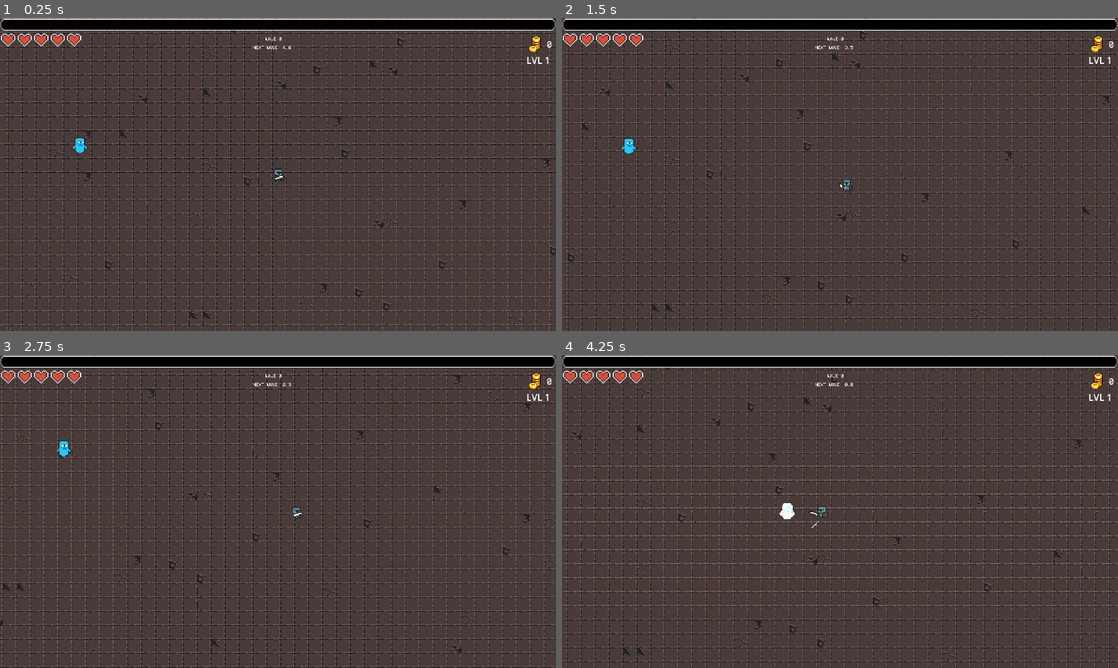
Above: before the commit, frames 1-4 (two rows, left to right).
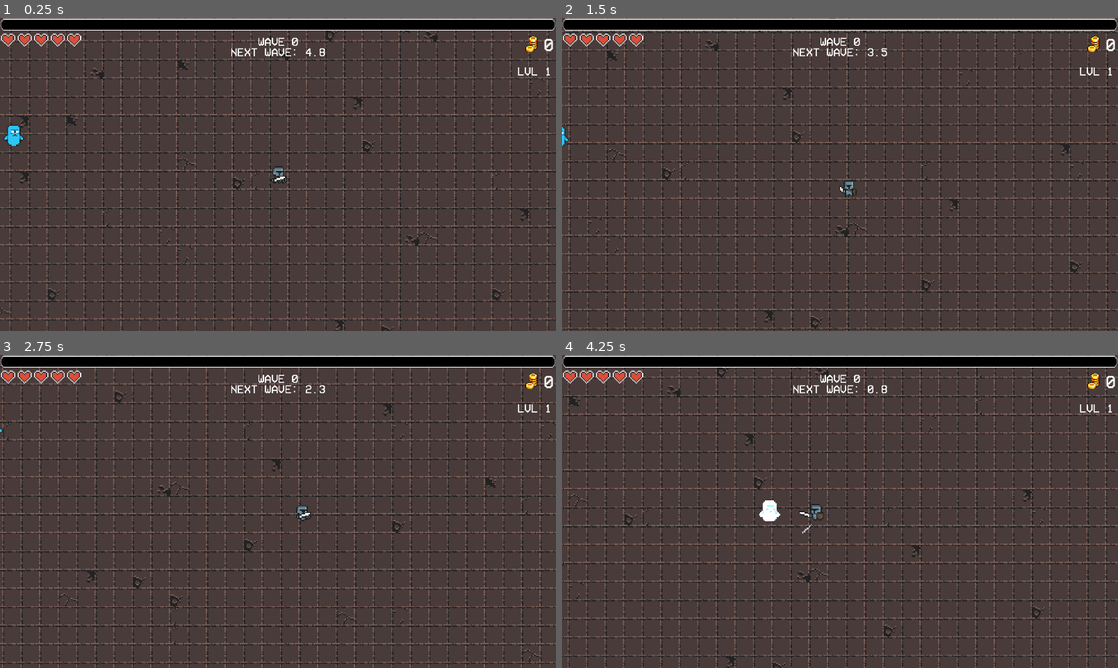
Above: after the commit, the same moments.

Repository: ErikpvDev/Proyecto-intermodular
Game: Godot game, scene res://Scenes/Game/game.tscn
The game is run twice, just before and just after one commit, with the same random seed, the same clock (stepped at 60 frames per second) and the same inputs. The engine's default icon, where the game draws it, is replaced by a stand-in: a white triangle on a blue panel in a dark square.
Inputs:
- Up to frame 1 (0.25 s): no input
- Up to frame 2 (1.5 s): hold D (right) 0.53-1.28 s; tap Shift (dash) at 0.6, 1.35 s; hold S (down) from 1.28 s (still down)
- Up to frame 3 (2.75 s): release S (down) at 2.03 s; hold D (right) from 2.03 s (still down); tap Shift (dash) at 2.1 s
- Up to frame 4 (4.25 s): release D (right) at 2.78 s; hold W (up) 2.78-3.53 s; tap Shift (dash) at 2.85, 3.6 s; hold A (left) from 3.53 s (still down)

The runs differ from the first frame. In frame 1, 26% of the frame differs, in the area x 0-100%, y 0-100%; in frame 2, 27%; in frame 3, 25%; in frame 4, 27%.

Commit message:
Menu cuadrado, Pequeños cambios uii
El texto no se ve pixelado.

el menu de subida de lvl está en el centro y se ve bien

Diff:
--- a/Scenes/Character/experience.gd
+++ b/Scenes/Character/experience.gd
@@ -18,7 +18,7 @@
 		experience=expected_exp-exp_needed_lvl
 		exp_bar.value=experience
 		lvl+=1
-		exp_lvl_text.text="lvl: "+str(lvl)
+		exp_lvl_text.text="LVL "+str(lvl)
 		exp_needed_lvl*=2
 		exp_bar.max_value=exp_needed_lvl
 		emit_signal("level_up")
--- a/Scenes/Character/personaje.tscn
+++ b/Scenes/Character/personaje.tscn
@@ -434,7 +434,7 @@
 autoplay = "Idle"
 
 [node name="Camera2D" type="Camera2D" parent="."]
-zoom = Vector2(3, 3)
+zoom = Vector2(4, 4)
 position_smoothing_enabled = true
 
 [node name="Physical Collision" type="CollisionShape2D" parent="."]
--- a/Scenes/Game/game.tscn
+++ b/Scenes/Game/game.tscn
@@ -9,16 +9,12 @@
 script = ExtResource("1_qikps")
 
 [node name="Level01" parent="." instance=ExtResource("1_mv0hc")]
+position = Vector2(688, 405)
 
 [node name="CanvasLayer" type="CanvasLayer" parent="."]
 
 [node name="LevelUpMenu" parent="CanvasLayer" instance=ExtResource("2_qxfds")]
-anchors_preset = 8
-anchor_left = 0.5
-anchor_top = 0.5
-anchor_right = 0.5
-anchor_bottom = 0.5
-offset_left = -182.85718
-offset_top = -101.666626
-offset_right = 182.85718
-offset_bottom = 101.666626
+offset_left = -4.999939
+offset_top = -32.0
+offset_right = -4.999939
+offset_bottom = -32.0
--- a/Scenes/Gold/Gold.tscn
+++ b/Scenes/Gold/Gold.tscn
@@ -26,3 +26,4 @@
 layout_mode = 2
 theme_type_variation = &"HeaderSmall"
 theme_override_fonts/font = ExtResource("2_00ggv")
+theme_override_font_sizes/font_size = 40
--- a/Scenes/Menus/level_up_menu.tscn
+++ b/Scenes/Menus/level_up_menu.tscn
@@ -1,7 +1,27 @@
-[gd_scene load_steps=6 format=3 uid="uid://rahtjweordfx"]
+[gd_scene load_steps=8 format=3 uid="uid://rahtjweordfx"]
 
 [ext_resource type="Script" uid="uid://20nf6qvtbtar" path="res://Scenes/Menus/level_up_menu.gd" id="1_0rmfn"]
 [ext_resource type="Texture2D" uid="uid://c1tp7pqe622b5" path="res://icon.svg" id="1_mkk26"]
+[ext_resource type="FontFile" uid="uid://dvxv26iy0kmh0" path="res://assets/fonts/VCR_OSD_MONO_1.001.ttf" id="2_412y8"]
+
+[sub_resource type="LabelSettings" id="LabelSettings_7s48k"]
+font = ExtResource("2_412y8")
+font_size = 256
+
+[sub_resource type="Animation" id="Animation_412y8"]
+length = 0.001
+tracks/0/type = "value"
+tracks/0/imported = false
+tracks/0/enabled = true
+tracks/0/path = NodePath(".:scale")
+tracks/0/interp = 1
+tracks/0/loop_wrap = true
+tracks/0/keys = {
+"times": PackedFloat32Array(0),
+"transitions": PackedFloat32Array(1),
+"update": 0,
+"values": [Vector2(0.84, 0.84)]
+}
 
 [sub_resource type="Animation" id="Animation_0rmfn"]
 resource_name = "pop_in"
@@ -17,21 +37,6 @@
 "transitions": PackedFloat32Array(1, 1),
 "update": 0,
 "values": [Vector2(0, 0), Vector2(0.84, 0.84)]
-}
-
-[sub_resource type="Animation" id="Animation_412y8"]
-length = 0.001
-tracks/0/type = "value"
-tracks/0/imported = false
-tracks/0/enabled = true
-tracks/0/path = NodePath(".:scale")
-tracks/0/interp = 1
-tracks/0/loop_wrap = true
-tracks/0/keys = {
-"times": PackedFloat32Array(0),
-"transitions": PackedFloat32Array(1),
-"update": 0,
-"values": [Vector2(0.84, 0.84)]
 }
 
 [sub_resource type="AnimationLibrary" id="AnimationLibrary_7s48k"]
@@ -55,30 +60,29 @@
 
 [node name="Panel" type="Panel" parent="."]
 layout_mode = 1
-anchors_preset = 8
+anchors_preset = 5
 anchor_left = 0.5
-anchor_top = 0.5
 anchor_right = 0.5
-anchor_bottom = 0.5
-offset_left = -846.77936
-offset_top = -567.8571
-offset_right = 846.77936
-offset_bottom = 567.8571
+offset_left = -734.053
+offset_top = -403.995
+offset_right = 734.0531
+offset_bottom = 580.5288
 grow_horizontal = 2
-grow_vertical = 2
 
 [node name="Label" type="Label" parent="Panel"]
 layout_mode = 1
 anchors_preset = 5
 anchor_left = 0.5
 anchor_right = 0.5
-offset_left = -37.30249
-offset_right = 37.30249
-offset_bottom = 23.000002
+offset_left = -609.1272
+offset_right = 609.1272
+offset_bottom = 225.0
 grow_horizontal = 2
-scale = Vector2(5, 5)
-pivot_offset = Vector2(37.303, 0)
+scale = Vector2(0.5, 0.5)
+pivot_offset = Vector2(609.127, 0)
 text = "LEVEL UP"
+label_settings = SubResource("LabelSettings_7s48k")
+clip_text = true
 
 [node name="HBoxContainer" type="HBoxContainer" parent="Panel"]
 layout_mode = 1
@@ -87,10 +91,10 @@
 anchor_top = 0.5
 anchor_right = 0.5
 anchor_bottom = 0.5
-offset_left = -473.99997
-offset_top = -273.00003
-offset_right = 473.99997
-offset_bottom = 273.00003
+offset_left = -380.95236
+offset_top = -269.04767
+offset_right = 458.68353
+offset_bottom = 281.37262
 grow_horizontal = 2
 grow_vertical = 2
 scale = Vector2(1.7, 1.7)
--- a/Scenes/UI/Exp/exp.tscn
+++ b/Scenes/UI/Exp/exp.tscn
@@ -1,8 +1,13 @@
-[gd_scene load_steps=4 format=3 uid="uid://dv7lc10i5l7rj"]
+[gd_scene load_steps=6 format=3 uid="uid://dv7lc10i5l7rj"]
 
 [ext_resource type="Texture2D" uid="uid://bjc4fejijgsl2" path="res://assets/sprites/Objetcs/Exp/Under.png" id="1_dukbj"]
 [ext_resource type="Texture2D" uid="uid://xwm27srbs3p6" path="res://assets/sprites/Objetcs/Exp/Over.png" id="2_o6r2d"]
 [ext_resource type="Texture2D" uid="uid://baaqhre1lhrcl" path="res://assets/sprites/Objetcs/Exp/Progress.png" id="3_tbmtc"]
+[ext_resource type="FontFile" uid="uid://dvxv26iy0kmh0" path="res://assets/fonts/VCR_OSD_MONO_1.001.ttf" id="4_jseod"]
+
+[sub_resource type="LabelSettings" id="LabelSettings_pgvvw"]
+font = ExtResource("4_jseod")
+font_size = 80
 
 [node name="Exp" type="CanvasLayer"]
 
@@ -23,10 +28,12 @@
 anchors_preset = 1
 anchor_left = 1.0
 anchor_right = 1.0
-offset_left = -102.0
-offset_top = 122.0
-offset_right = -59.943604
-offset_bottom = 145.0
+offset_left = -104.0
+offset_top = 165.0
+offset_right = 102.0
+offset_bottom = 236.0
 grow_horizontal = 0
-scale = Vector2(2, 2)
+scale = Vector2(0.5, 0.5)
+theme_override_font_sizes/font_size = 120
 text = "LVL"
+label_settings = SubResource("LabelSettings_pgvvw")
--- a/Scenes/Wave/wave.tscn
+++ b/Scenes/Wave/wave.tscn
@@ -4,8 +4,12 @@
 
 [sub_resource type="LabelSettings" id="LabelSettings_wdxql"]
 font = ExtResource("1_lk52v")
+font_size = 40
 
 [sub_resource type="FontFile" id="FontFile_lk52v"]
+subpixel_positioning = 0
+msdf_pixel_range = 14
+msdf_size = 128
 cache/0/16/0/ascent = 0.0
 cache/0/16/0/descent = 0.0
 cache/0/16/0/underline_position = 0.0
@@ -14,22 +18,31 @@
 
 [sub_resource type="LabelSettings" id="LabelSettings_0tvgk"]
 font = ExtResource("1_lk52v")
+font_size = 40
 
 [node name="Wave" type="CanvasLayer"]
 
 [node name="Label" type="Label" parent="."]
-offset_left = 916.0
-offset_top = 64.0
-offset_right = 973.0
-offset_bottom = 89.0
+anchors_preset = 5
+anchor_left = 0.5
+anchor_right = 0.5
+offset_left = -70.5
+offset_top = 62.47
+offset_right = 70.5
+offset_bottom = 98.47
+grow_horizontal = 2
 text = "WAVE 0"
 label_settings = SubResource("LabelSettings_wdxql")
 
 [node name="Wave_timer" type="Label" parent="."]
-offset_left = 874.0
-offset_top = 94.0
-offset_right = 959.0
-offset_bottom = 117.0
+anchors_preset = 5
+anchor_left = 0.5
+anchor_right = 0.5
+offset_left = -105.5
+offset_top = 98.32
+offset_right = 105.500244
+offset_bottom = 134.32004
+grow_horizontal = 2
 size_flags_horizontal = 4
 theme_override_fonts/font = SubResource("FontFile_lk52v")
 theme_override_font_sizes/font_size = 200
